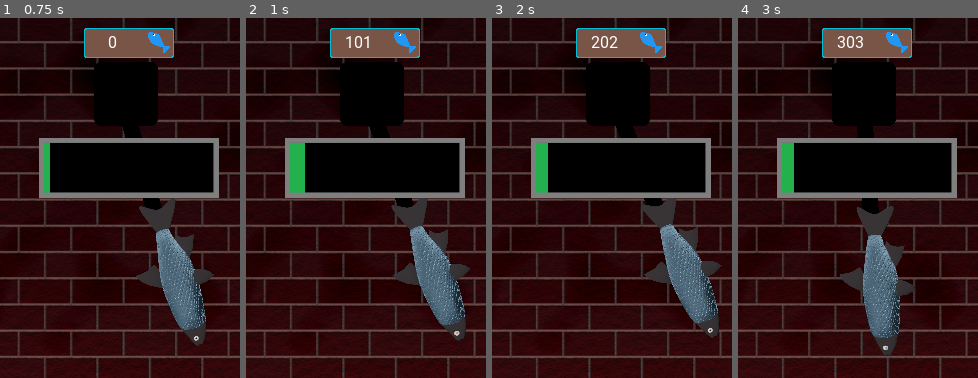
Above: before the commit, frames 1-4 (left to right).
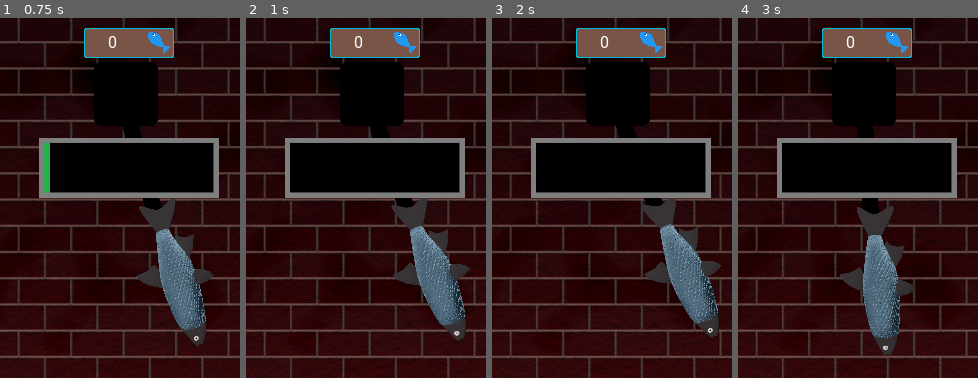
Above: after the commit, the same moments.

Repository: Soleod/GameJam
Game: Godot game, scene res://Main.tscn
Two runs of this game, one before a commit and one after it. Both use one fixed random seed, a clock stepped at 60 frames per second and the inputs below. The engine's default icon, where the game draws it, is replaced by a stand-in: a white triangle on a blue panel in a dark square.
Inputs (mouse positions are % of the whole screen's width and height, from its top left):
- Up to frame 1 (0.75 s): click (50, 88) at 0.5 s
- Up to frame 2 (1 s): no input
- Up to frame 3 (2 s): click "1" at 1.25 s
- Up to frame 4 (3 s): click "1" at 2 s; click "1" at 2.75 s
The pictures show only the part of the screen within x 23-73%, y 0-50%; the shares and areas given below are measured in that part.

Frame 1 is identical in both runs. In frame 2, 0.9% of the frame differs, in the area x 18-52%, y 5-49%; in frame 3, 0.8%; in frame 4, 0.8%.

Commit message:
Dodane 6 upgradow

Diff:
--- a/WedzarniaSIM/Scenes/Player.gd
+++ b/WedzarniaSIM/Scenes/Player.gd
@@ -3,17 +3,8 @@
 var _timer = null
 
 var smoked_fisz_currency: int = 0
-var upgrades_dict: Dictionary = {
-	a = 10,
-	b = 10,
-	c = 100
-}
 
-var upgrades_value_dict: Dictionary = {
-	a = 1,
-	b = 10,
-	c = 100
-}
+var upgrades_dict: Dictionary = {}
 
 var current_fish_progress: float = 0.0
 var progress_modifier: float = 0.0
@@ -21,12 +12,15 @@
 
 # Called when the node enters the scene tree for the first time.
 func _ready():
+	init_upgrades()
 	init_timer()
+
+func _process(delta):
+	fish_readiness_check()
 
 func _on_Timer_timeout():
 	update_progress_modifier()
 	progress_fisz()
-	fish_readiness_check()
 
 func progress_fisz():
 	print(current_fish_progress)
@@ -35,7 +29,7 @@
 func update_progress_modifier():
 	var sum_of_modifiers = 0
 	for elem in upgrades_dict:
-		sum_of_modifiers += upgrades_dict[elem] * upgrades_value_dict[elem]
+		sum_of_modifiers += upgrades_dict[elem].value * upgrades_dict[elem].count
 	progress_modifier = sum_of_modifiers
 
 func fish_readiness_check():
@@ -52,3 +46,71 @@
 	_timer.set_wait_time(1.0)
 	_timer.set_one_shot(false) # Make sure it loops
 	_timer.start()
+
+func init_upgrades():
+	var auto_clicker = {
+		name = "Auto Clicker",
+		value = 1,
+		cost = 10,
+		count = 0
+	}
+
+	var firewood = {
+		name = "Firewood",
+		value = 10,
+		cost = 100,
+		count = 0
+	}
+
+	var gryl = {
+		name = "Gryl",
+		value = 100,
+		cost = 1000,
+		count = 0
+	}
+
+	var dutch_oven = {
+		name = "Dutch Oven",
+		value = 1000,
+		cost = 10000,
+		count = 0
+	}
+
+	var smoke_machine = {
+		name = "Smoke Machine",
+		value = 10000,
+		cost = 100000,
+		count = 0
+	}
+
+	var gryl_starego = {
+		name = "Gryl Starego",
+		value = 10000,
+		cost = 100000,
+		count = 0
+	}
+
+	var placeholder_1 = {
+		name = "P1",
+		value = 10000,
+		cost = 100000,
+		count = 0
+	}
+
+	var placeholder_2 = {
+		name = "P2",
+		value = 10000,
+		cost = 100000,
+		count = 0
+	}
+
+	upgrades_dict = {
+		auto_clicker = auto_clicker,
+		firewood = firewood,
+		gryl = gryl,
+		dutch_oven = dutch_oven,
+		smoke_machine = smoke_machine,
+		gryl_starego = gryl_starego,
+		placeholder_1 = placeholder_1,
+		placeholder_2 = placeholder_2
+	}
